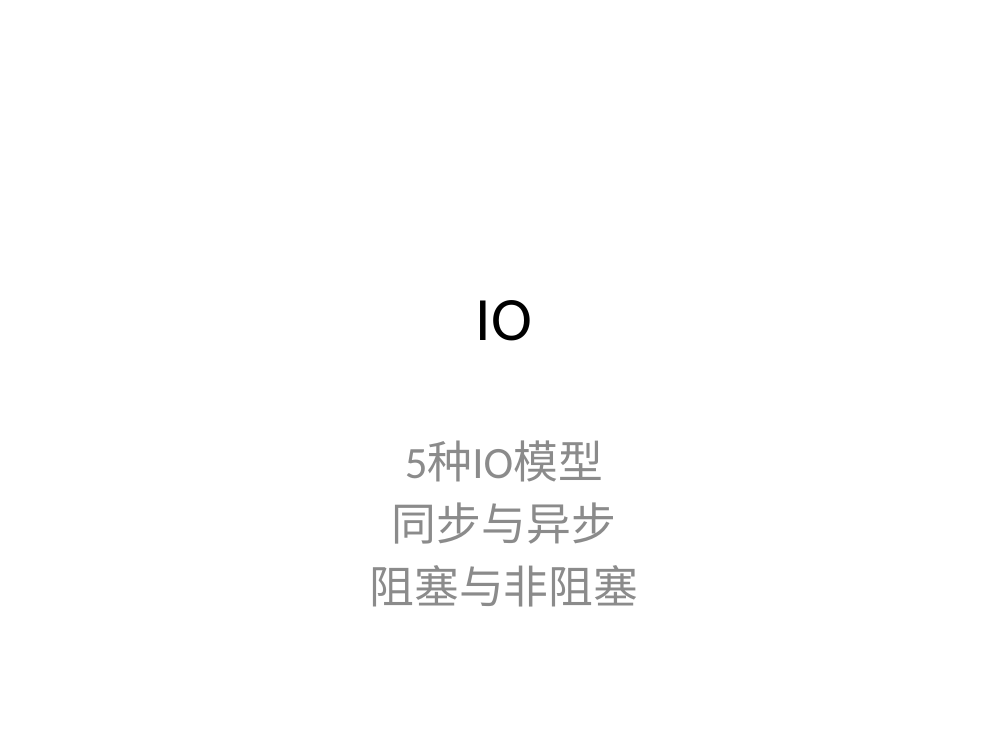
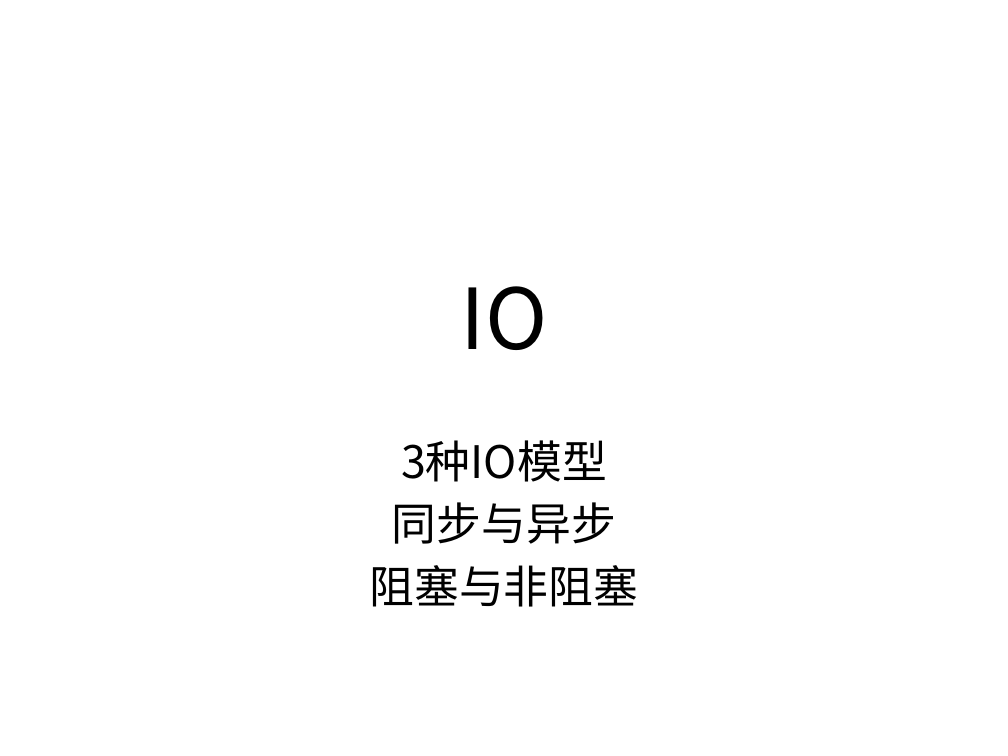
Before and after one commit to liuendy/practice, a slide deck: slide 1 of IO.pptx. Drawn at 1008x756 pixels with LibreOffice and Linux fonts; fonts in the diff are those of the drawing. Boxes give left, top, right and bottom in pixels: in the first picture for what was removed or moved away, otherwise in the second. Text is boxed around its words. In the diff, an @@ line names an element or a change of style, - is before the commit and + after.

```diff
--- a/IO.pptx
+++ b/IO.pptx
@@ title "IO" at (x1=461, y1=286, x2=548, y2=350): size 44 to 60 pt, font Calibri to Noto Sans CJK SC @@
@@ subtitle at (x1=401, y1=440, x2=607, y2=482): text changed; font Calibri to Noto Sans CJK SC; text colour #8C8C8C to #000000 @@
-5种IO模型
+3种IO模型
@@ subtitle at (x1=369, y1=502, x2=638, y2=607): font Calibri to Noto Sans CJK SC, text colour #8C8C8C to #000000 in "同步与异步", "阻塞与非阻塞" @@
```
Also in this commit, not shown: 5 other slides changed, 3 slides added, 1 other file.
